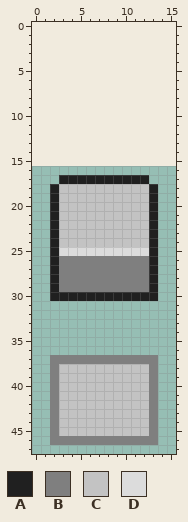
Two states of a pixel-art sprite, img/switch_block.png. Above: the version before the commit.
The file is 16x32 pixels. The old version is drawn lined up with the new one, on the new canvas.
Palette (. is transparent): A #202020  B #7f7f7f  C #c3c3c3  D #dcdcdc
Pixels before, first column x 2:
17 .AAAAAAAAAA.
18 ACCCCCCCCCCA
19 ACCCCCCCCCCA
20 ACCCCCCCCCCA
21 ACCCCCCCCCCA
22 ACCCCCCCCCCA
23 ACCCCCCCCCCA
24 ACCCCCCCCCCA
25 ADDDDDDDDDDA
26 ABBBBBBBBBBA
27 ABBBBBBBBBBA
28 ABBBBBBBBBBA
29 ABBBBBBBBBBA
30 AAAAAAAAAAAA
31 ............
32 ............
33 ............
34 ............
35 ............
36 ............
37 BBBBBBBBBBBB
38 BCCCCCCCCCCB
39 BCCCCCCCCCCB
40 BCCCCCCCCCCB
41 BCCCCCCCCCCB
42 BCCCCCCCCCCB
43 BCCCCCCCCCCB
44 BCCCCCCCCCCB
45 BCCCCCCCCCCB
46 BBBBBBBBBBBB
After:
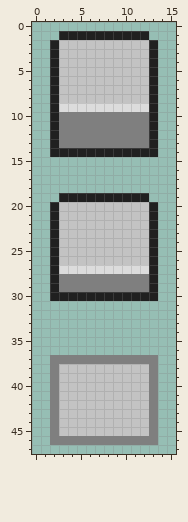
Change:
canvas 16x32 -> 16x48, the old top-left corner now at 0,16
Changed rows in their new state; - is an unchanged pixel.
first column x 2:
 1 -AAAAAAAAAA-
 2 ACCCCCCCCCCA
 3 ACCCCCCCCCCA
 4 ACCCCCCCCCCA
 5 ACCCCCCCCCCA
 6 ACCCCCCCCCCA
 7 ACCCCCCCCCCA
 8 ACCCCCCCCCCA
 9 ADDDDDDDDDDA
10 ABBBBBBBBBBA
11 ABBBBBBBBBBA
12 ABBBBBBBBBBA
13 ABBBBBBBBBBA
14 AAAAAAAAAAAA
17 -..........-
18 ............
19 .AAAAAAAAAA.
first column x 3:
25 CCCCCCCCCC
26 CCCCCCCCCC
27 DDDDDDDDDD
Changed places in both pictures, as pixel boxes (x1, y1, x2, y2):
changed: (50, 31, 158, 202)
changed: (59, 247, 149, 274)
